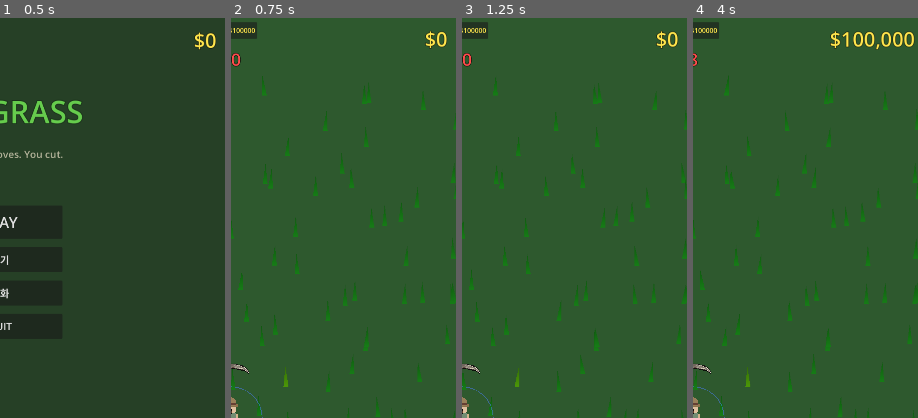
Above: before the commit, frames 1-4 (left to right).
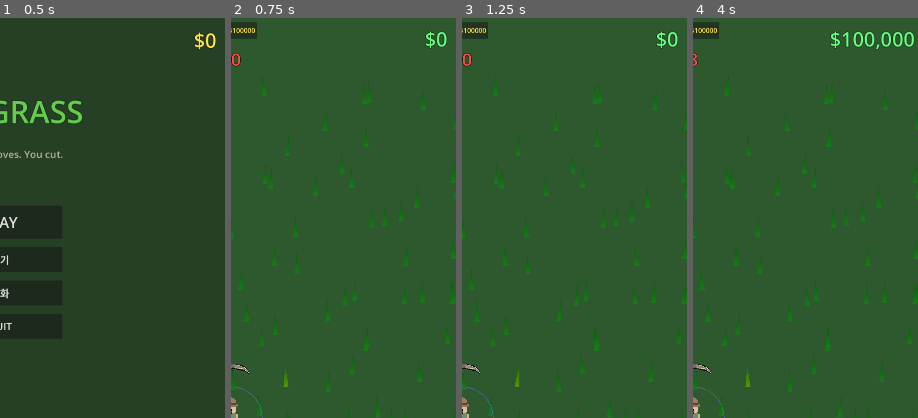
Above: after the commit, the same moments.

Repository: yellyB/game-kill_grass
Game: Godot game, scene res://scenes/ui/main_menu.tscn
The game is run twice, just before and just after one commit, with the same random seed, the same clock (stepped at 60 frames per second) and the same inputs.
Inputs:
- Up to frame 1 (0.5 s): no input
- Up to frame 2 (0.75 s): click "PLAY" at 0.5 s
- Up to frame 3 (1.25 s): no input
- Up to frame 4 (4 s): click "데이터 초기화" at 1.25 s; click "+$100000" at 2 s; click "처음으로" at 2.75 s; click "게임 계속하기" at 3.5 s
The pictures show only the part of the screen within x 50-100%, y 0-50%; the shares and areas given below are measured in that part.

Frame 1 is identical in both runs. In frame 2, 0.2% of the frame differs, in the area x 86-96%, y 3-8%; in frame 3, 0.2%; in frame 4, 0.7%, in the area x 60-99%, y 3-8%.

Commit message:
Change session earnings color to green in HUD
Co-Authored-By: Claude Opus 4.6 <noreply@anthropic.com>

Diff:
--- a/scenes/ui/hud.tscn
+++ b/scenes/ui/hud.tscn
@@ -39,7 +39,7 @@
 anchor_bottom = 1.0
 grow_horizontal = 2
 grow_vertical = 2
-theme_override_colors/font_color = Color(1, 0.9, 0.3, 1)
+theme_override_colors/font_color = Color(0.4, 1, 0.5, 1)
 theme_override_colors/font_outline_color = Color(0, 0, 0, 1)
 theme_override_constants/outline_size = 4
 theme_override_font_sizes/font_size = 48
